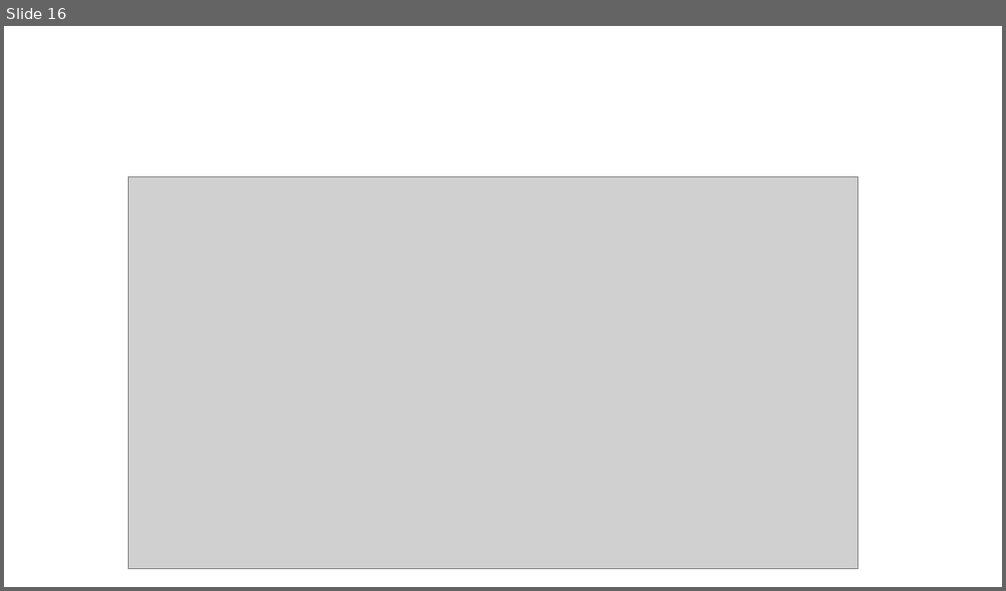
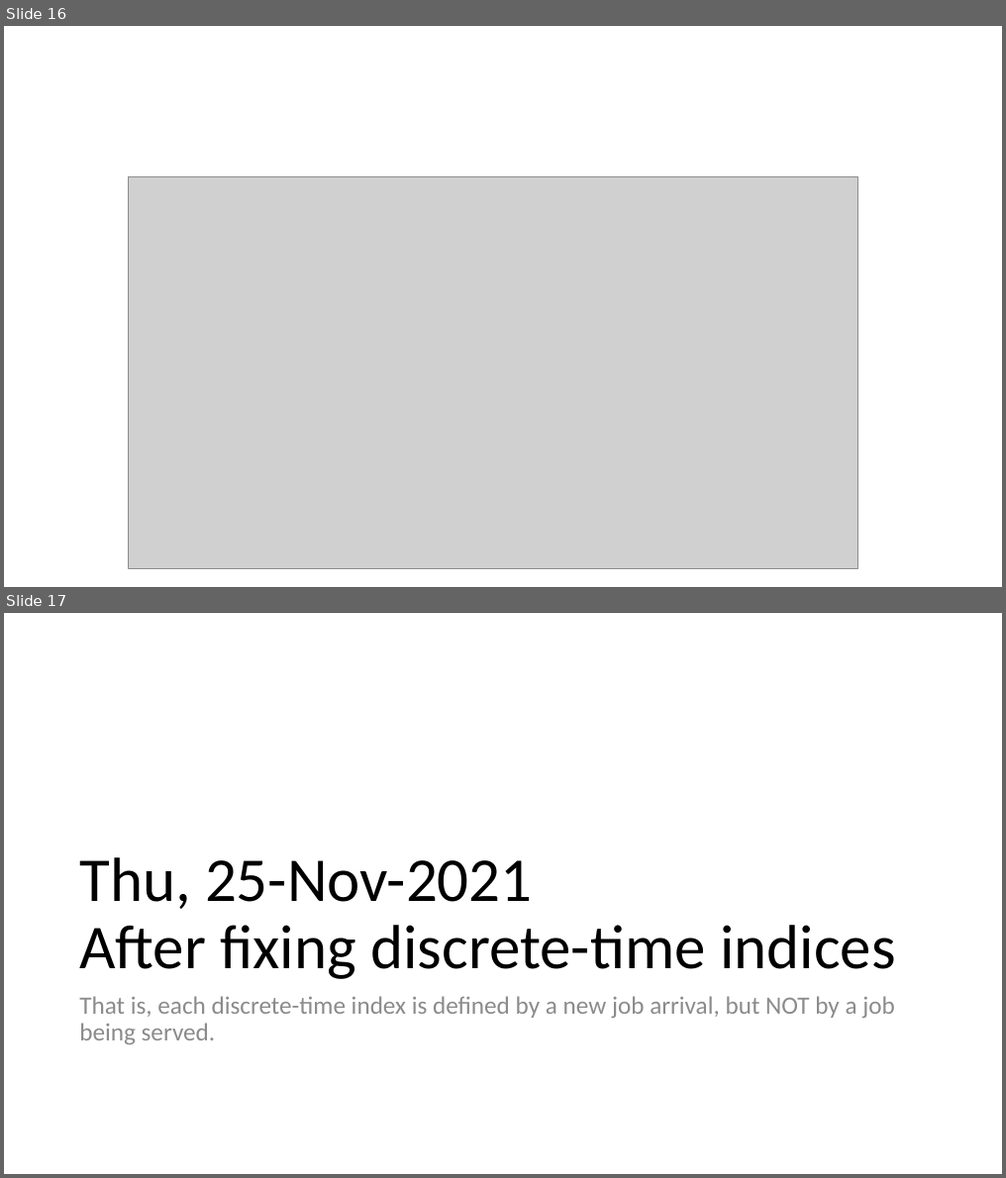
Before and after one commit to mastropi/RL, a slide deck: RL-002-QueueBlocking/results/RL-SingleServer-PolicyGradient-Results-202111Nov16-MonteCarloOnSmallTheta.pptx. Shown one above the other, each under a label of ours: slide 16 before the commit, slides 16 and 17 after it. The pictures are 1006x591 and 1006x1178 pixels, drawn with LibreOffice and Linux fonts; fonts in the diff are those of the drawing; grey boxes stand for pictures. Boxes give left, top, right and bottom in pixels: in the first picture for what was removed or moved away, otherwise in the second. Text is boxed around its words. In the diff, an @@ line names an element or a change of style, - is before the commit and + after.

```diff
--- a/RL-002-QueueBlocking/results/RL-SingleServer-PolicyGradient-Results-202111Nov16-MonteCarloOnSmallTheta.pptx
+++ b/RL-002-QueueBlocking/results/RL-SingleServer-PolicyGradient-Results-202111Nov16-MonteCarloOnSmallTheta.pptx
@@ slide 17 added at bbox=[4, 613, 1002, 1174], background #FFFFFF @@
@@ title added at bbox=[79, 858, 896, 979], 60 pt, text #000000 @@
+Thu, 25-Nov-2021
+After fixing discrete-time indices
@@ text added at bbox=[79, 996, 895, 1045], 24 pt, text #8C8C8C @@
+That is, each discrete-time index is defined by a new job arrival, but NOT by a job being served.
```
Also in this commit, not shown: 1 other slide added, 3 other files.
